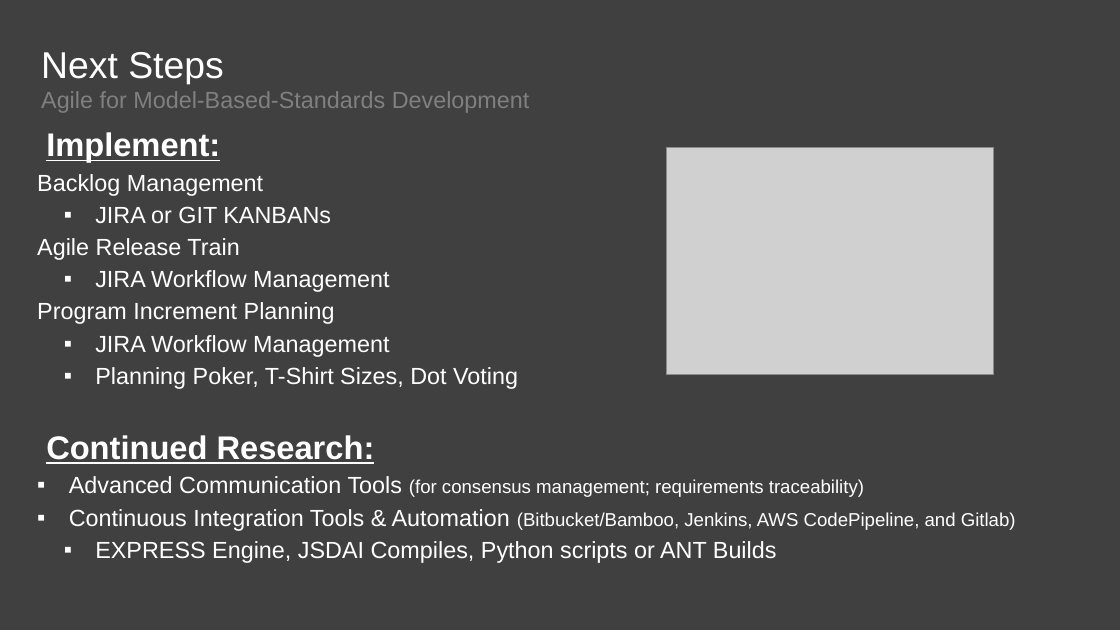
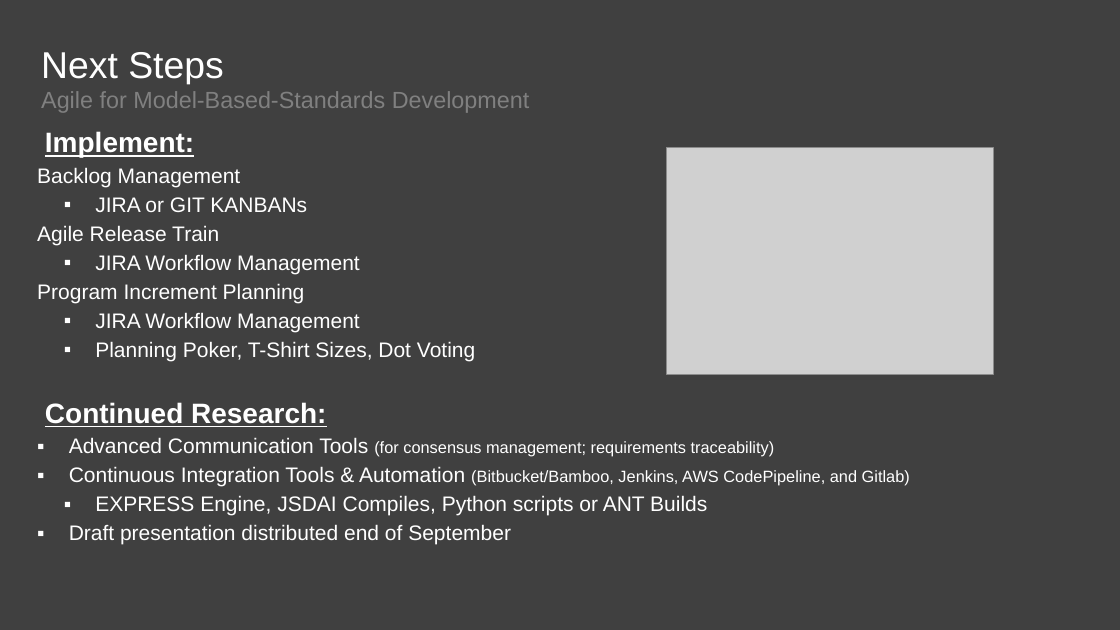
Before and after one commit to agile4mbsd/papers, a slide deck: slide 15 of 01 - Agile for Model-Based Standards Development/D - Presentations/PDES.Presentation.pptx. Drawn at 1120x630 pixels with LibreOffice and Linux fonts; fonts in the diff are those of the drawing; grey boxes stand for pictures; background and template pictures are left out. Boxes give left, top, right and bottom in pixels: in the first picture for what was removed or moved away, otherwise in the second. Text is boxed around its words. In the diff, an @@ line names an element or a change of style, - is before the commit and + after.

```diff
--- a/01 - Agile for Model-Based Standards Development/D - Presentations/PDES.Presentation.pptx
+++ b/01 - Agile for Model-Based Standards Development/D - Presentations/PDES.Presentation.pptx
@@ text at (37,131,910,516): size 28 to 24 pt in "Implement:", "Continued Research:"; size 20 to 18 pt in "Backlog Management", "JIRA or GIT KANBANs", "Agile Release Train", "JIRA Workflow Management" and 6 more places; size 16 to 14 pt in "(for consensus management; requirements traceability)", "(Bitbucket/Bamboo, Jenkins, AWS CodePipeline, and Gitlab)"; less space between paragraphs @@
@@ text at (69,524,511,545): paragraph added @@
+▪ Draft presentation distributed end of September
```
Also in this commit, not shown: 3 other slides changed.
